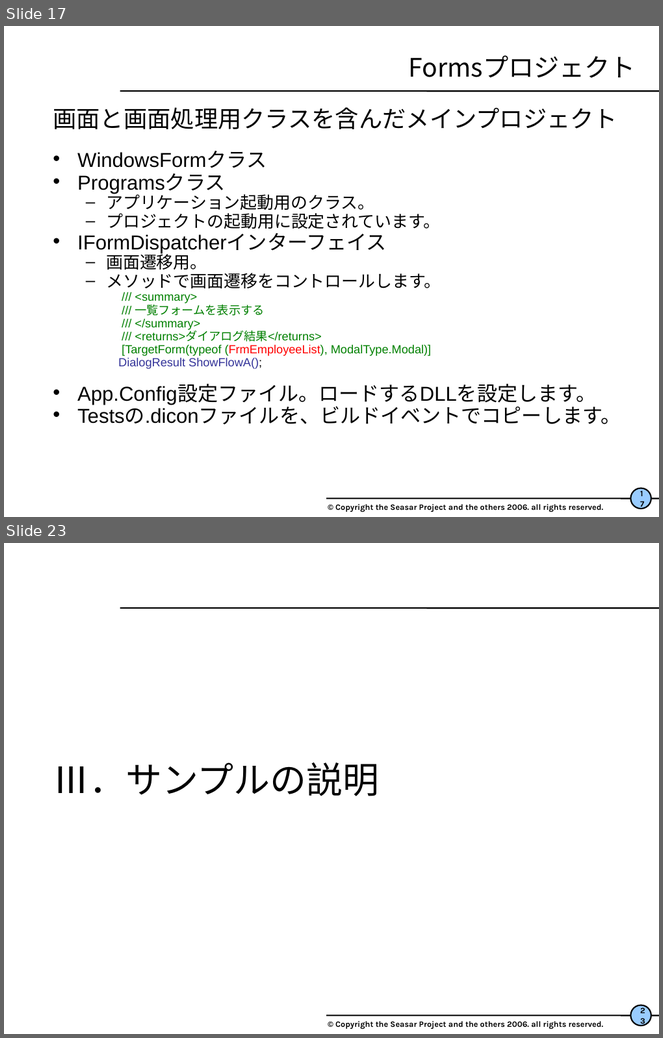
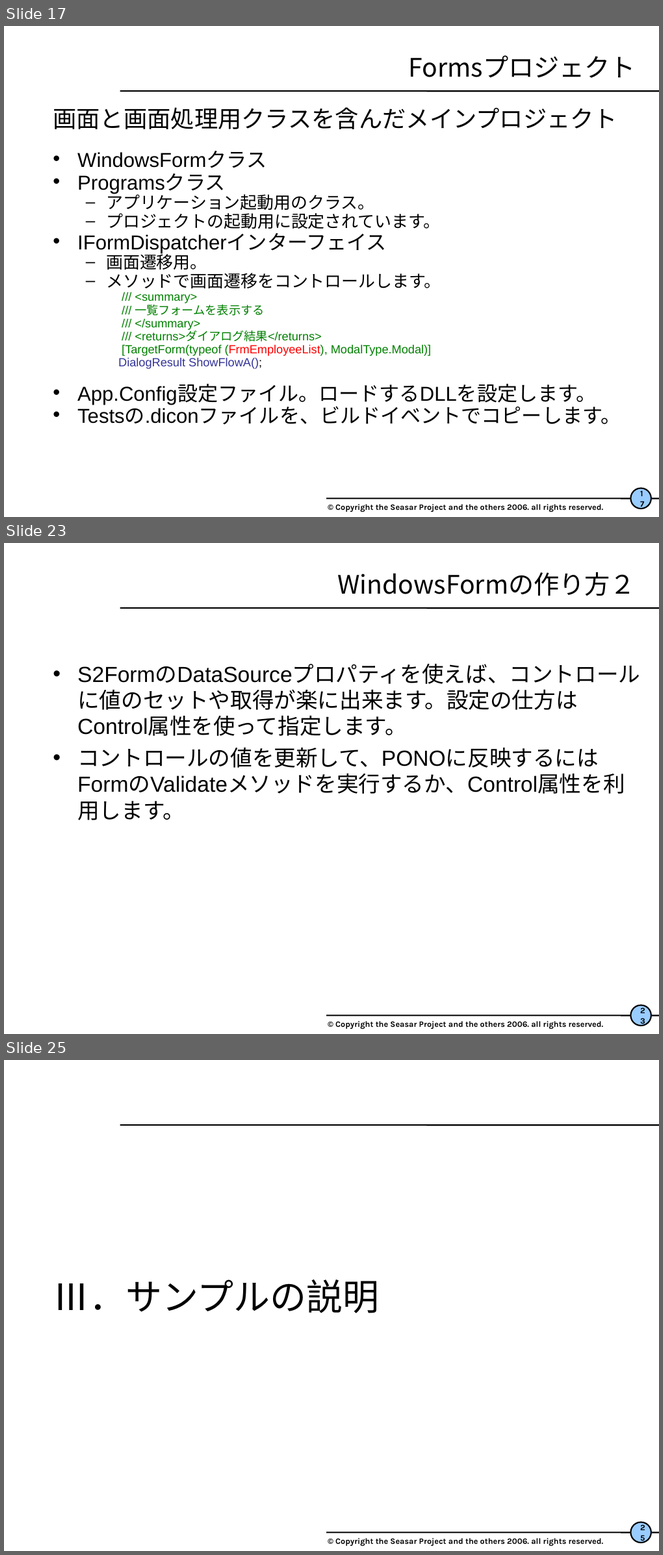
Before and after one commit to seasarorg/s2container.net, a slide deck: s2container.net-example/S2FormExample/WindowsFormサンプル解説.ppt. Shown one above the other, each under a label of ours: slides 17 and 23 before the commit, slides 17, 23 and 25 after it; the slides between them are not shown. The pictures are 663x1038 and 663x1555 pixels, drawn with LibreOffice and Linux fonts; fonts in the diff are those of the drawing; background and template pictures are left out. Boxes give left, top, right and bottom in pixels: in the first picture for what was removed or moved away, otherwise in the second. Text is boxed around its words. In the diff, an @@ line names an element or a change of style, - is before the commit and + after.

Commit message:
QuillとS2Formサンプル用ドキュメントの更新

```diff
--- a/s2container.net-example/S2FormExample/WindowsFormサンプル解説.ppt
+++ b/s2container.net-example/S2FormExample/WindowsFormサンプル解説.ppt
@@ slide 23 added at [4,543,659,1034], background #FFFFFF; not listed: 5 template elements that a slide beside it also shows @@
@@ title added at [337,572,635,596], 28 pt, text #000000 @@
+WindowsFormの作り方２
@@ text added at [77,665,640,821], 24 pt, text #000000 @@
+• S2FormのDataSourceプロパティを使えば、コントロールに値のセットや取得が楽に出来ます。設定の仕方はControl属性を使って指定します。
+• コントロールの値を更新して、PONOに反映するにはFormのValidateメソッドを実行するか、Control属性を利用します。
@@ what was slide 23 is now slide 25 @@
@@ page number at [634,1523,648,1542]: text changed @@
-23
+25
```
Also in this commit, not shown: 15 slides changed, 1 other slide added.
